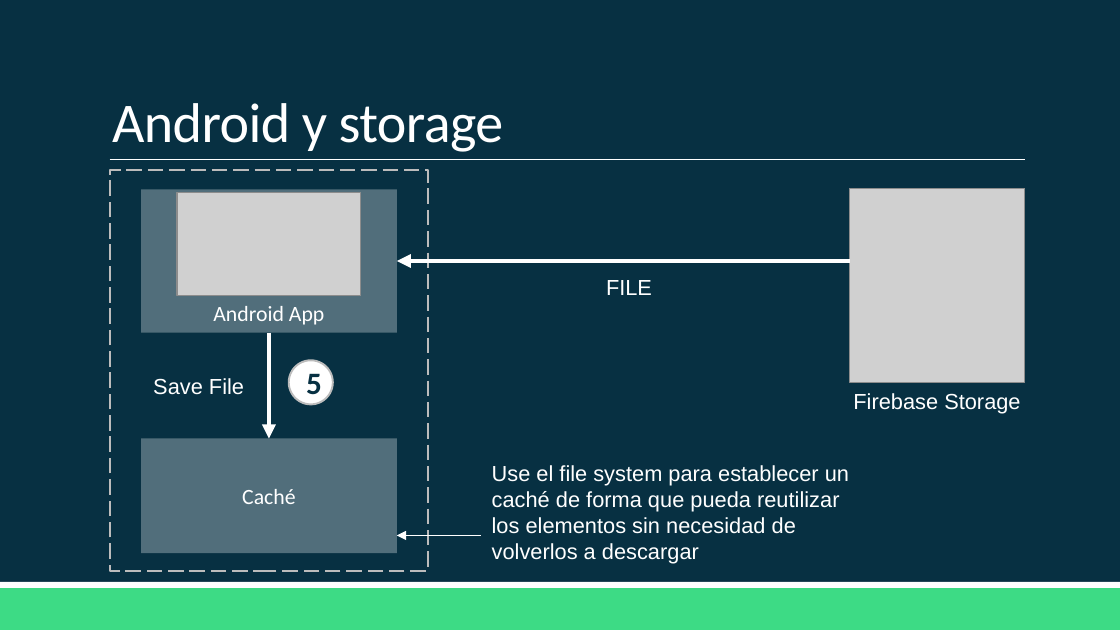
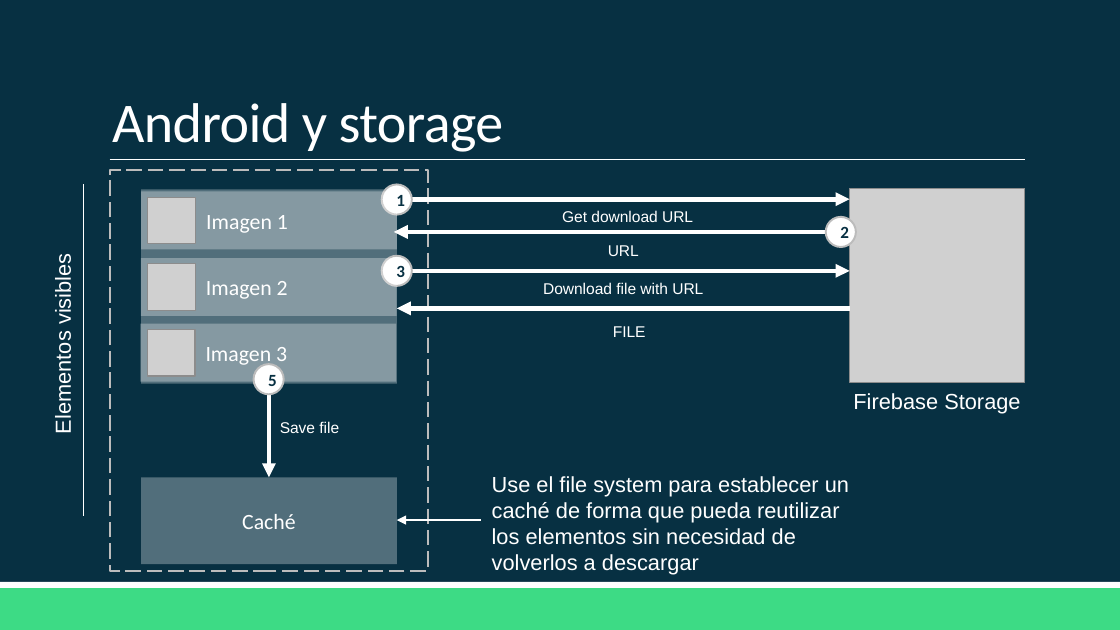
Before and after one commit to Domiciano/AppMoviles201, a slide deck: slide 28 of Clase 13/Clase 13.pptx (slide 19 before the commit). Drawn at 1120x630 pixels with LibreOffice and Linux fonts; fonts in the diff are those of the drawing; grey boxes stand for pictures. Boxes give left, top, right and bottom in pixels: in the first picture for what was removed or moved away, otherwise in the second. Text is boxed around its words. In the diff, an @@ line names an element or a change of style, - is before the commit and + after.

```diff
--- a/Clase 13/Clase 13.pptx
+++ b/Clase 13/Clase 13.pptx
@@ line added from (84, 185) to (84, 515), #FFFFFF 1 pt @@
@@ rectangle: place and size @@
-rectangle at (141, 189, 396, 333)
+rectangle at (141, 189, 396, 383)
@@ rectangle added at (141, 192, 396, 250), fill #FFFFFF at 30% opacity, 14 pt, text #FFFFFF @@
+Imagen 1
@@ picture added at (148, 197, 196, 244) @@
@@ picture removed at (177, 193, 361, 296) @@
@@ ellipse added at (382, 185, 412, 215), fill #FFFFFF, outline #BDBDBD 1.25 pt, 11 pt, text #073042, bold @@
+1
@@ arrow moved from (850, 261) - (396, 261) to (396, 199) - (850, 199) @@
@@ arrow added from (850, 232) to (394, 232), #FFFFFF 3 pt @@
@@ text added at (562, 210, 693, 222), 10 pt, text #FFFFFF @@
+Get download URL
@@ ellipse added at (825, 217, 856, 248), fill #FFFFFF, outline #BDBDBD 1.25 pt, 11 pt, text #073042, bold @@
+2
@@ text added at (51, 260, 75, 431), 14 pt, text #FFFFFF @@
+Elementos visibles
@@ rectangle added at (141, 258, 396, 316), fill #FFFFFF at 30% opacity, 14 pt, text #FFFFFF @@
+Imagen 2
@@ picture added at (148, 263, 196, 310) @@
@@ ellipse added at (382, 255, 412, 286), fill #FFFFFF, outline #BDBDBD 1.25 pt, 11 pt, text #073042, bold @@
+3
@@ text added at (608, 245, 639, 256), 10 pt, text #FFFFFF @@
+URL
@@ arrow added from (396, 271) to (850, 271), #FFFFFF 3 pt @@
@@ text added at (543, 282, 703, 294), 10 pt, text #FFFFFF @@
+Download file with URL
@@ rectangle added at (140, 324, 395, 382), fill #FFFFFF at 30% opacity, 14 pt, text #FFFFFF @@
+Imagen 3
@@ picture added at (147, 329, 195, 376) @@
@@ text in rectangle at (213, 306, 325, 325): text removed @@
-Android App
@@ arrow added from (850, 308) to (396, 308), #FFFFFF 3 pt @@
@@ text "FILE": place and size @@
-text "FILE" at (606, 280, 652, 295)
+text "FILE" at (613, 326, 646, 337)
@@ text "FILE" at (613, 326, 646, 337): size 14 to 10 pt @@
@@ ellipse "5": place and size @@
-ellipse "5" at (289, 361, 333, 404)
+ellipse "5" at (253, 364, 283, 394)
@@ ellipse "5" at (253, 364, 283, 394): size 20 to 11 pt @@
@@ arrow moved from (269, 333) - (269, 438) to (269, 384) - (269, 477) @@
@@ text at (280, 421, 339, 433): text changed; size 14 to 10 pt @@
-Save File
+Save file
@@ rectangle "Caché": place and size @@
-rectangle "Caché" at (141, 438, 396, 552)
+rectangle "Caché" at (141, 477, 396, 563)
@@ text "Use el file system para ...": place and size @@
-text "Use el file system para ..." at (492, 465, 849, 564)
+text "Use el file system para ..." at (492, 476, 849, 575)
@@ arrow moved from (480, 535) - (396, 535) to (480, 520) - (396, 520) @@
```
Also in this commit, not shown: 7 other slides changed, 10 slides added.
